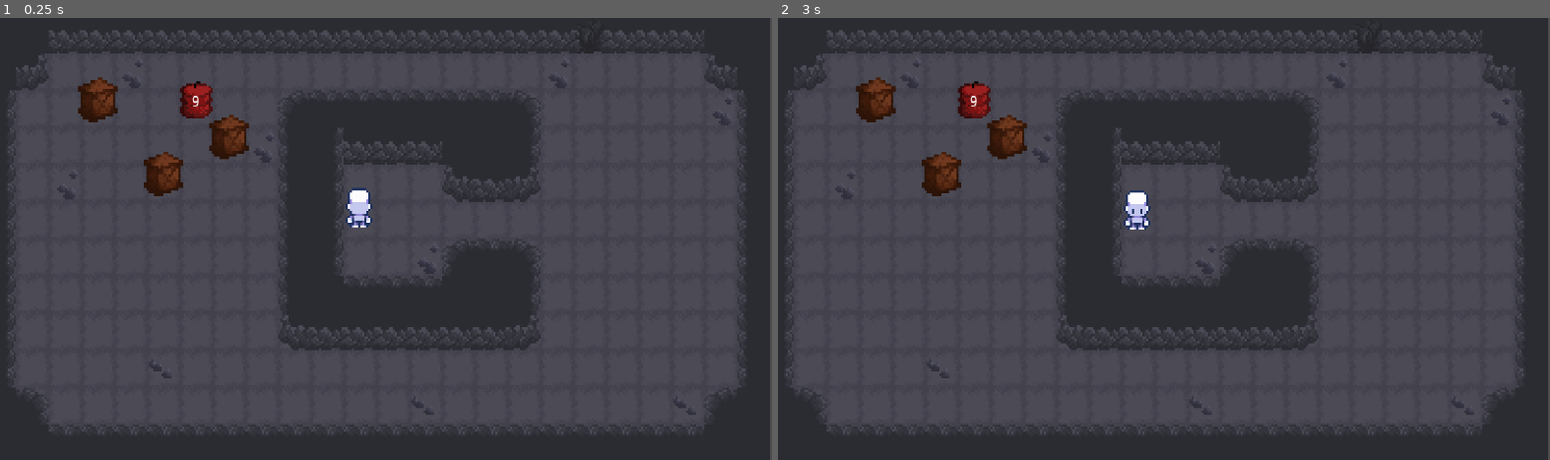
Above: before the commit, frames 1-2 (left to right).
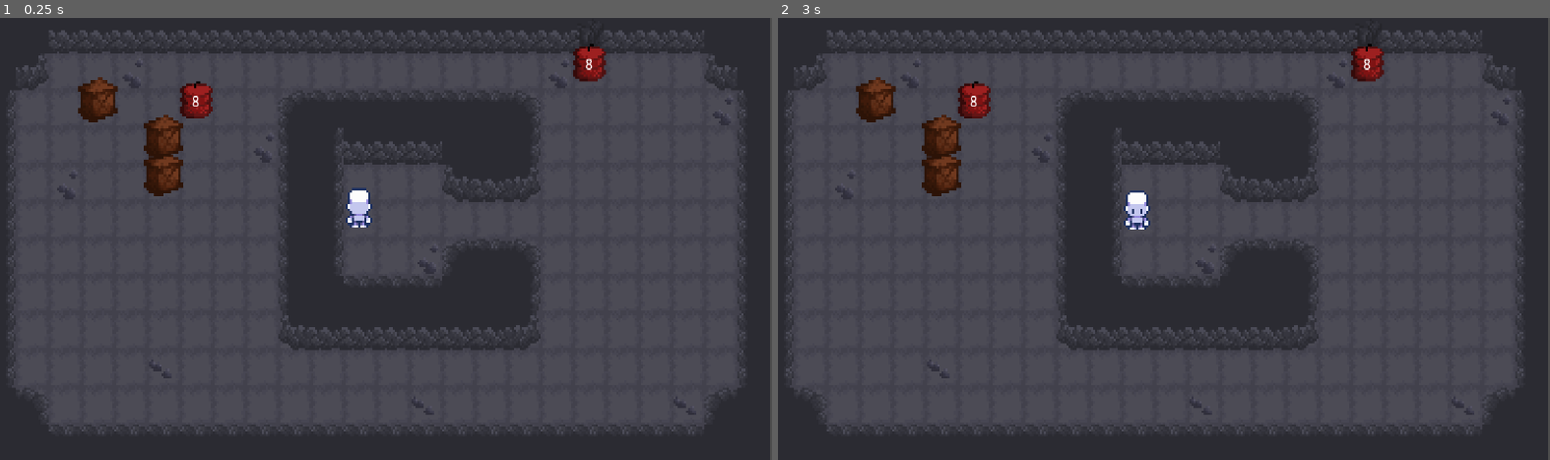
Above: after the commit, the same moments.

Repository: Talisman-J/ExplodingBoxPuzzleGame
Game: Godot game, scene res://scenes/game.tscn
The game is run twice, just before and just after one commit, with the same random seed, the same clock (stepped at 60 frames per second) and the same inputs.
Inputs:
- Up to frame 1 (0.25 s): no input
- Up to frame 2 (3 s): tap Enter at 0.5, 2 s; hold D (right) 0.53-1.28 s; hold Z (undo) 0.53-1.28 s; tap Space at 1.25, 2.75 s; hold S (down) 1.28-2.03 s; tap Z (undo) at 1.35, 2.85 s; hold D (right) 2.03-2.78 s; hold Z (undo) 2.03-2.78 s; hold Up (ui_up) from 2.78 s (still down)

The runs differ from the first frame. In frame 1, 1.1% of the frame differs, in the area x 18-79%, y 5-33%; in frame 2, 1.1%.

Commit message:
Made blown up boxes be able to push player/other boxes (still need to implement exploding box pushing). Undo works still as far as I can tell.

Diff:
--- a/scenes/explode_box.tscn
+++ b/scenes/explode_box.tscn
@@ -11,7 +11,7 @@
 collision_layer = 6
 collision_mask = 6
 script = ExtResource("1_d5wfv")
-countdown = 9
+countdown = 8
 metadata/exploded = false
 
 [node name="Sprite2D" type="Sprite2D" parent="explodingBox"]
--- a/scenes/game.tscn
+++ b/scenes/game.tscn
@@ -91,4 +91,7 @@
 position = Vector2(-96, -16)
 
 [node name="Boxes3" parent="." instance=ExtResource("3_lnu2h")]
-position = Vector2(-64, -32)
+position = Vector2(-96, -32)
+
+[node name="ExplodeBox2" parent="." instance=ExtResource("4_p57ef")]
+position = Vector2(112, -64)
--- a/scripts/player.gd
+++ b/scripts/player.gd
@@ -8,6 +8,9 @@
 var moves: Array = [] # Holds the location of each move and which direction the player was facing at the time.
 static var MOVECOUNT : int = 0
 var exploding = false
+var gettingPushed = false
+
+var didMove = false
 
 func setMovingTrue():
 	moving = true
@@ -45,6 +48,30 @@
 			undo()
 		update_animation_parameters()
 
+#In case box explodes into player
+func push_other(direction) -> bool:
+	if moving:
+		return didMove # Prevent new movement until done with current one
+	gettingPushed = true
+	# Only react to key presses (no continuous movement)
+	if direction == "right":
+		input_vector = Vector2(1, 0)
+		attempt_move("right")
+	elif direction == "left":
+		input_vector = Vector2(-1, 0)
+		attempt_move("left")
+	elif direction == "up":
+		input_vector = Vector2(0, -1)
+		attempt_move("up")
+	elif direction == "down":
+		input_vector = Vector2(0, 1)
+		attempt_move("down")
+	gettingPushed = false
+	moves.pop_back()
+	moves.append([position, input_vector])
+	return didMove
+
+
 func attempt_move(direction):
 	var target_pos = currPos + input_vector * TILE_SIZE
 
@@ -52,9 +79,10 @@
 		currPos = target_pos
 		setMovingTrue() # Lock until move completes
 		position = currPos
-	moves.append([position, input_vector])
-	MOVECOUNT += 1
-	moveCountChange.emit(MOVECOUNT)
+	if gettingPushed == false:
+		moves.append([position, input_vector])
+		MOVECOUNT += 1
+		moveCountChange.emit(MOVECOUNT)
 	update_animation_parameters()
 	if !exploding:
 		setMovingFalse()
--- a/scripts/pushBox.gd
+++ b/scripts/pushBox.gd
@@ -8,8 +8,9 @@
 var didMove = false
 var moves: Array = [] #Holds the position and the MOVECOUNT the box was moved on.
 var initPos = position
+var gettingPushed = false
 
-var exploding = false
+
 var MOVECOUNT : int = 0
 
 var worked = false
@@ -21,6 +22,7 @@
 @onready var player = get_node("/root/Main/Player")
 func _ready():
 	player.moveCountChange.connect(_on_moveCountChange)
+	moves.append([position, 0])
 
 func _on_moveCountChange(newMoveCount):
 	if newMoveCount <= MOVECOUNT:
@@ -50,6 +52,32 @@
 	elif direction == "down":
 		input_vector = Vector2(0, 1)
 		attempt_move("down")
+
+
+	return didMove
+
+#Handles if the box is pushed during an explosion
+func push_other(direction) -> bool:
+	if moving:
+		return didMove # Prevent new movement until done with current one
+	gettingPushed = true
+	moves.append([position, MOVECOUNT - 1])
+	# Only react to key presses (no continuous movement)
+	if direction == "right":
+		input_vector = Vector2(1, 0)
+		attempt_move("right")
+	elif direction == "left":
+		input_vector = Vector2(-1, 0)
+		attempt_move("left")
+	elif direction == "up":
+		input_vector = Vector2(0, -1)
+		attempt_move("up")
+	elif direction == "down":
+		input_vector = Vector2(0, 1)
+		attempt_move("down")
+	gettingPushed = false
+
+	#moves.append([position, MOVECOUNT])
 	return didMove
 
 func attempt_move(direction):
@@ -61,12 +89,13 @@
 		currPos = target_pos
 		moving = true # Lock until move completes
 		didMove = true
-		#if !exploding:
 		print("This ran")
+		position = currPos
 		moves.append([position, MOVECOUNT])
-		#moves.append([position, MOVECOUNT])
-		position = currPos
 		worked = true
+		if gettingPushed == true:
+			print("THIS RAN")
+			moves.pop_back()
 	else:
 		worked = false
 	moving = false
@@ -86,6 +115,10 @@
 	if !ray.is_colliding():
 		return true
 	else:
+		var collidedNode = ray.get_collider()
+		if collidedNode.name == "pushableBox" or (collidedNode.name == "explodingBox") or collidedNode.name == "Player":
+			if collidedNode.push_other(checkPos):
+				return true
 		return false
 
 
@@ -112,7 +145,7 @@
 
 
 func explode(dir):
-	exploding = true
+
 	print(dir)
 	if moves.size() <= 0:
 		moves.append([position, MOVECOUNT - 1])
@@ -130,7 +163,7 @@
 		moves.pop_back()
 	print(MOVECOUNT, " Movecount and ", position, " Position" )
 	print("Box Blew UP")
-	exploding = false
+
 
 	#reference instance at countdown of 1 instead of 0. Return to 1 when countdown returns to 1
 
